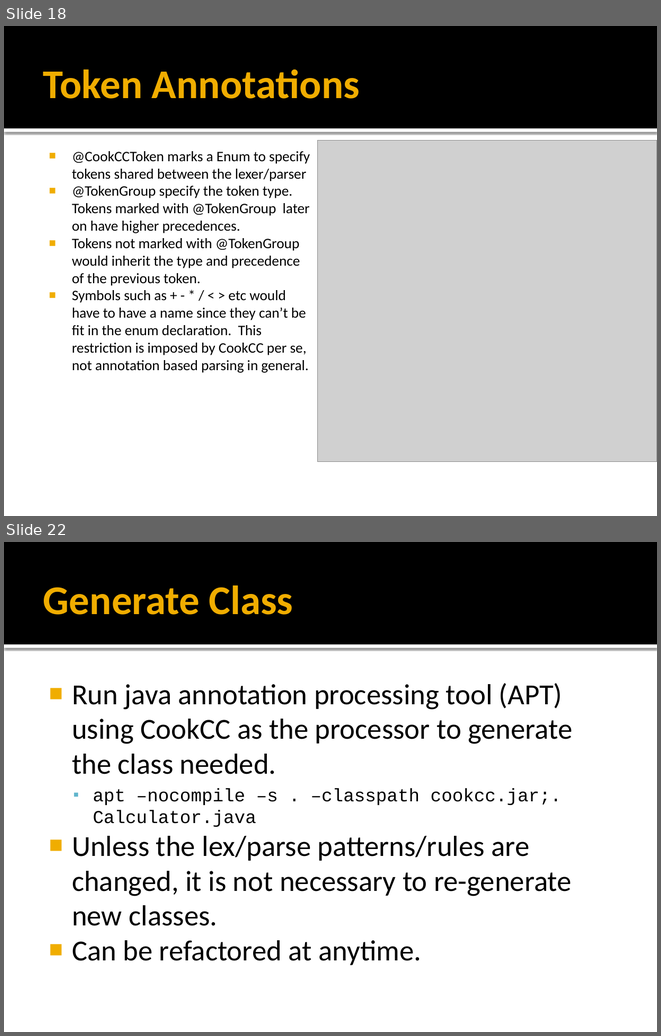
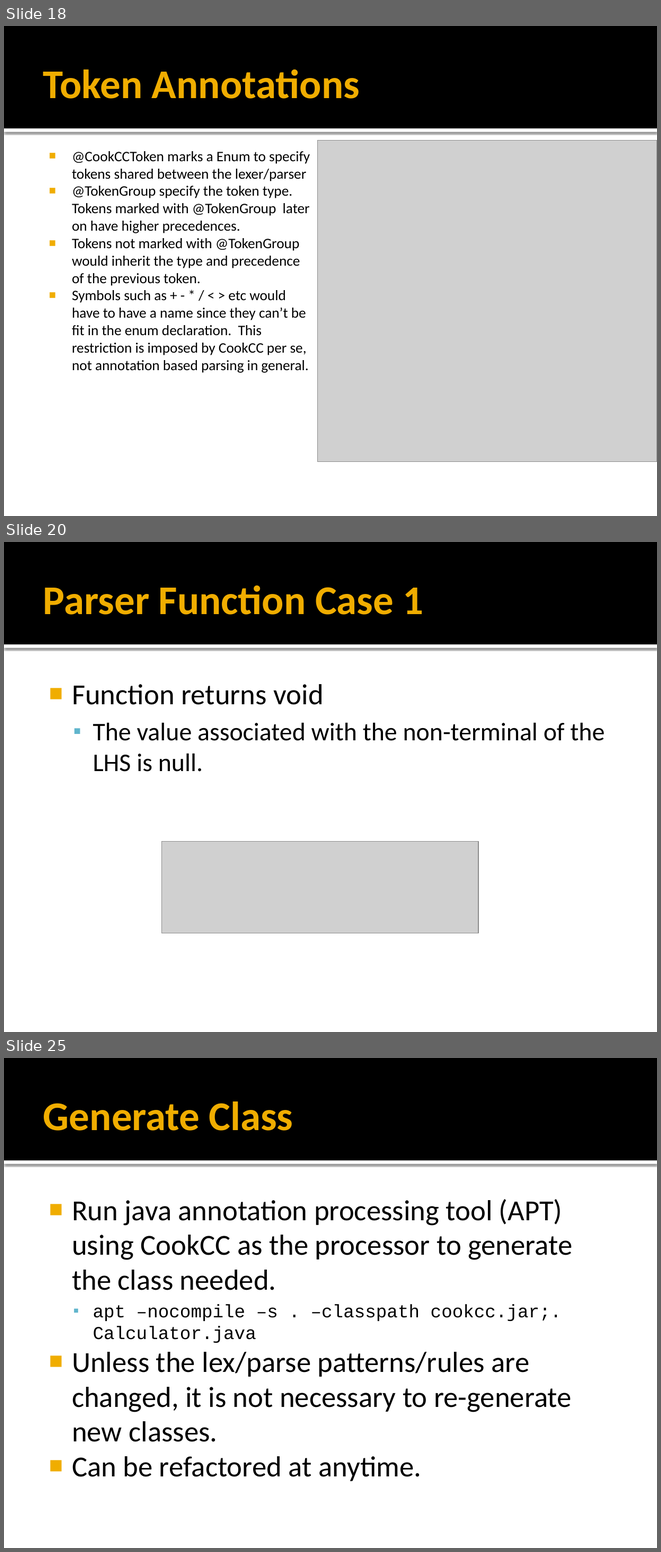
Before and after one commit to coconut2015/cookcc, a slide deck: trunk/doc/CookCC.pptx. Shown one above the other, each under a label of ours: slides 18 and 22 before the commit, slides 18, 20 and 25 after it; the slides between them are not shown. The pictures are 661x1036 and 661x1552 pixels, drawn with LibreOffice and Linux fonts; fonts in the diff are those of the drawing; grey boxes stand for pictures. Boxes give left, top, right and bottom in pixels: in the first picture for what was removed or moved away, otherwise in the second. Text is boxed around its words. In the diff, an @@ line names an element or a change of style, - is before the commit and + after.

Commit message:
update 3 cases for parsers.

```diff
--- a/trunk/doc/CookCC.pptx
+++ b/trunk/doc/CookCC.pptx
@@ slide 20 added at [4, 542, 657, 1032], background #FFFFFF; not listed: 2 template elements that a slide beside it also shows @@
@@ title added at [43, 585, 424, 615], 45 pt, text #F0AD00, bold @@
+Parser Function Case 1
@@ text added at [72, 684, 604, 771], 28 pt, text #000000 @@
+■ Function returns void
+  ▪ The value associated with the non-terminal of the LHS is null.
@@ picture added at [162, 841, 479, 933] @@
@@ what was slide 22 is now slide 25 @@
```
Also in this commit, not shown: 7 slides changed, 2 other slides added, 1 other file.
